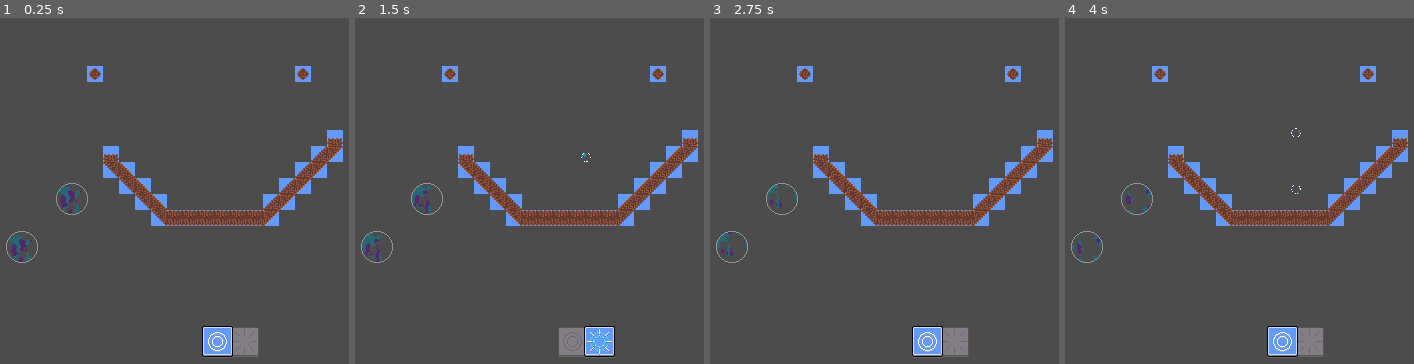
Above: before the commit, frames 1-4 (left to right).
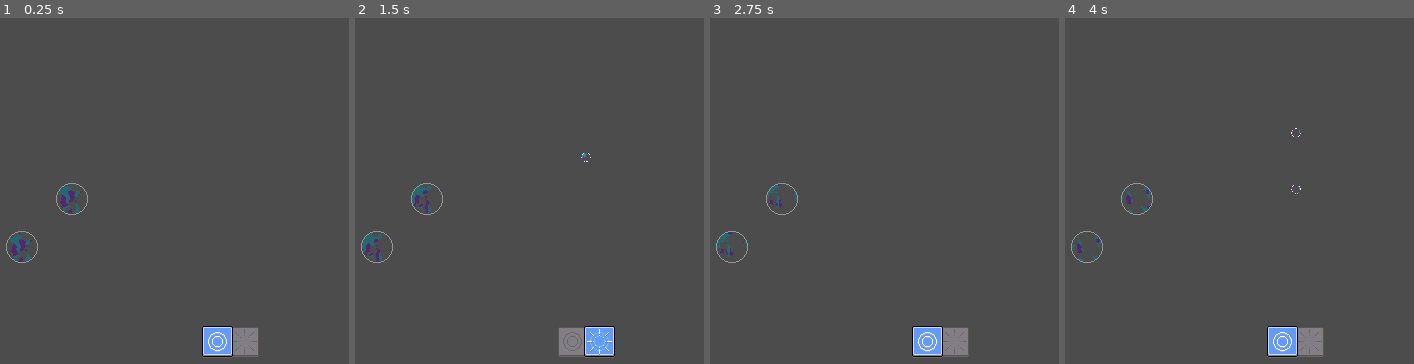
Above: after the commit, the same moments.

Repository: RudyMis/Bubbles
Game: Godot game, scene res://scenes/levels/Level.tscn
Two runs of this game, one before a commit and one after it. Both use one fixed random seed, a clock stepped at 60 frames per second and the inputs below. The project has no main scene, so this scene is started directly.
Inputs (mouse positions are in pixels of both pictures, inside the frame that each line leads up to):
- Up to frame 1 (0.25 s): no input
- Up to frame 2 (1.5 s): click (585, 197) at 0.5 s; click (585, 343) at 1.25 s
- Up to frame 3 (2.75 s): click (940, 343) at 2 s
- Up to frame 4 (4 s): click (1295, 197) at 2.75 s; click (1295, 197) at 3.5 s

The runs differ from the first frame. In frame 1, 5.5% of the frame differs, in the area x 24-99%, y 13-61%; in frame 2, 5.5%; in frame 3, 5.5%; in frame 4, 5.5%.

Commit message:
Trochę lepszy grunt chyba

Diff:
--- a/scenes/levels/Level.tscn
+++ b/scenes/levels/Level.tscn
@@ -25,7 +25,6 @@
 tile_set = ExtResource( 8 )
 cell_size = Vector2( 16, 16 )
 format = 1
-tile_data = PoolIntArray( 196619, 0, 327687, 196632, 0, 327687, 458778, 0, 4, 524300, 0, 4, 524313, 0, 7, 524314, 0, 65544, 589836, 0, 65543, 589837, 0, 8, 589848, 0, 7, 589849, 0, 65544, 655373, 0, 65543, 655374, 0, 8, 655383, 0, 7, 655384, 0, 65544, 720910, 0, 65543, 720911, 0, 8, 720918, 0, 7, 720919, 0, 65544, 786447, 0, 65543, 786448, 0, 196613, 786449, 0, 196613, 786450, 0, 196613, 786451, 0, 196613, 786452, 0, 196613, 786453, 0, 196613, 786454, 0, 65544 )
 
 [node name="CreateBubbles" type="Button" parent="."]
 anchor_right = 1.0
Binary file changed: assets/Ziemia.png
